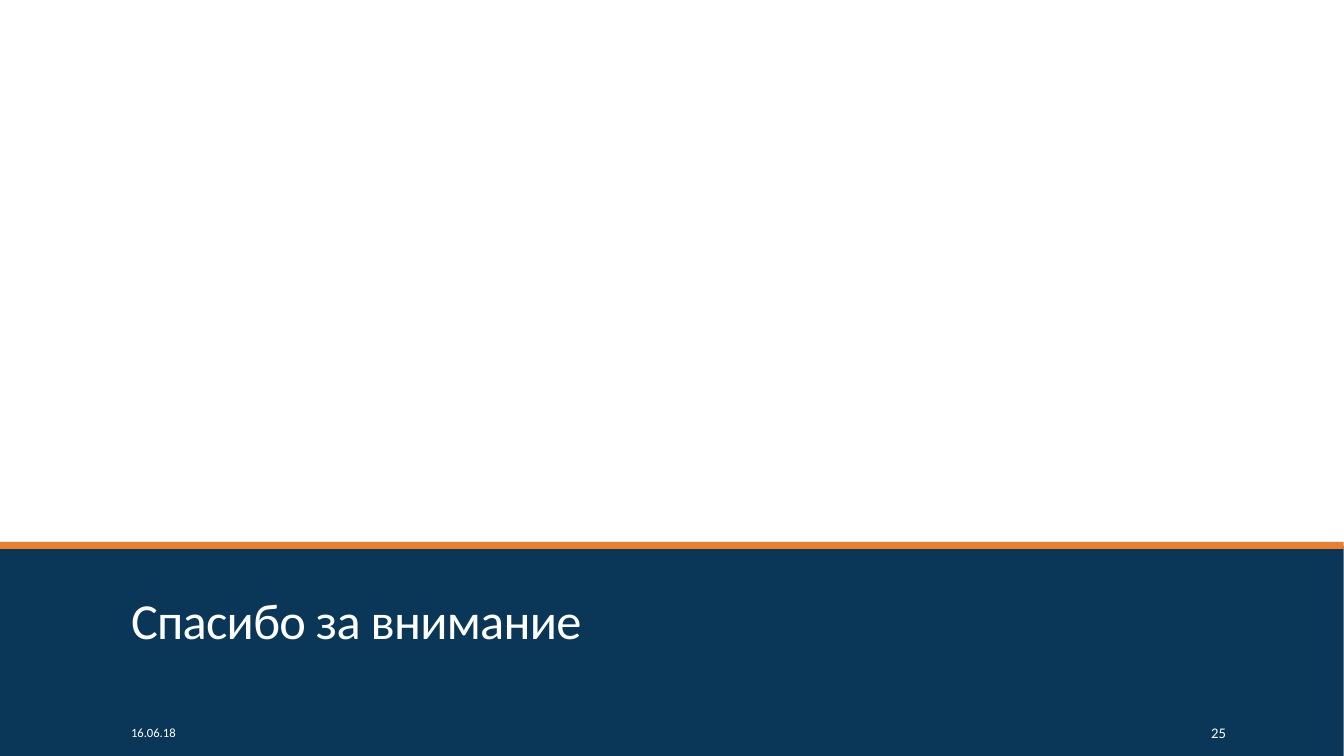
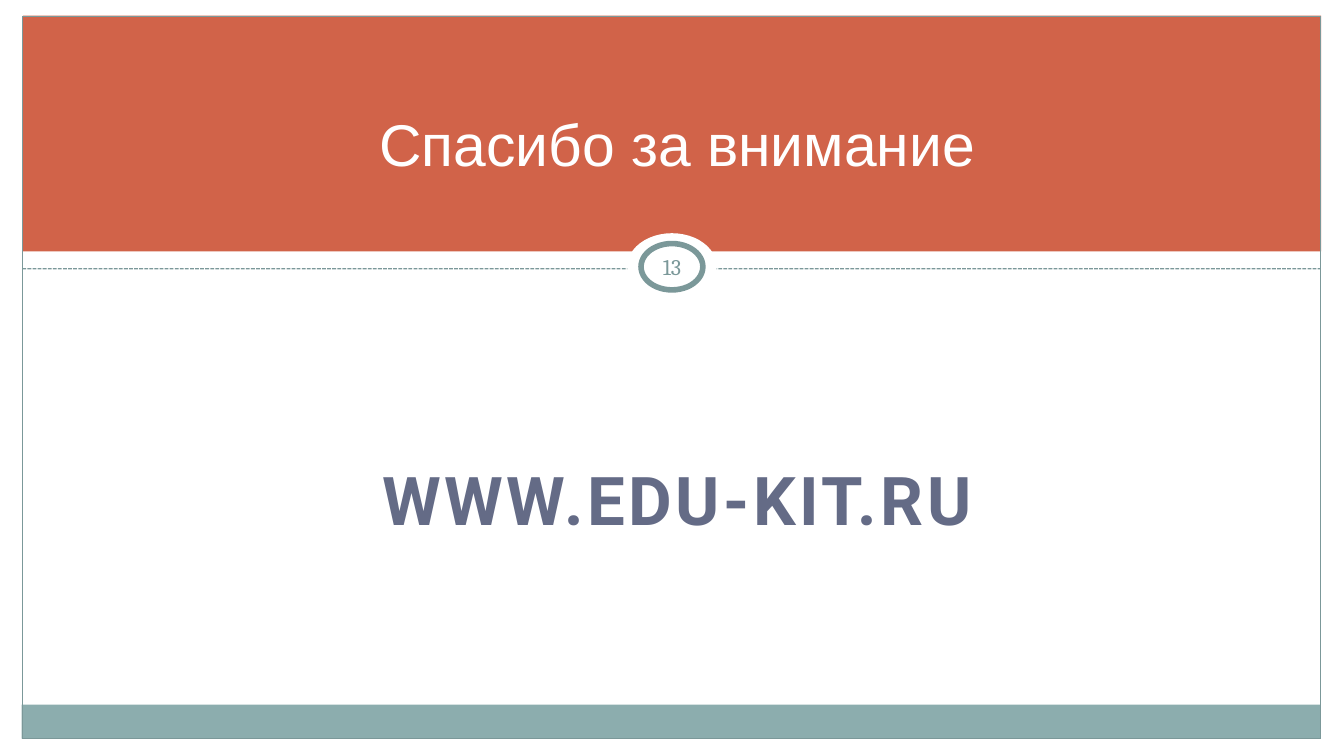
Before and after one commit to pmswga/ISC-EDUKIT, a slide deck: slide 13 of docs/15. ПЗ. ГЧ. Презентация.pptx (slide 25 before the commit). Drawn at 1344x756 pixels with LibreOffice and Linux fonts; fonts in the diff are those of the drawing; background and template pictures are left out. Boxes give left, top, right and bottom in pixels: in the first picture for what was removed or moved away, otherwise in the second. Text is boxed around its words. In the diff, an @@ line names an element or a change of style, - is before the commit and + after.

```diff
--- a/docs/15. ПЗ. ГЧ. Презентация.pptx
+++ b/docs/15. ПЗ. ГЧ. Презентация.pptx
@@ rectangle added at (0,0,1344,17), fill #FFFFFF @@
@@ rectangle added at (22,17,1321,739), outline #7C999A 0.75 pt @@
@@ rectangle added at (23,16,1322,252), fill #D16349 @@
@@ rectangle added at (1322,2,1344,756), fill #FFFFFF @@
@@ title "Спасибо за внимание": place and size @@
-title "Спасибо за внимание" at (131,604,582,640)
+title "Спасибо за внимание" at (380,123,975,167)
@@ title "Спасибо за внимание" at (380,123,975,167): size 36 to 42 pt, font Calibri to Arial, letter spacing -0.5 to 0 pt; alignment left to centre; line spacing 0.85 to 1; vertical alignment bottom to middle @@
@@ ellipse added at (627,233,717,300), fill #FFFFFF @@
@@ rectangle added at (22,252,1321,285), fill #FFFFFF @@
@@ line added from (22, 269) to (1321, 269), #7C999A 0.9 pt dashed @@
@@ ellipse added at (641,244,703,290), fill #FFFFFF, outline #7C999A 4 pt @@
@@ page number added at (663,260,681,275), 16 pt, text #7C999A @@
+13
@@ text added at (383,477,972,526), 48 pt, text #646B86, bold @@
+WWW.EDU-KIT.RU
@@ rectangle removed at (0,542,1344,549) @@
@@ rectangle: place and size @@
-rectangle at (0,546,1344,756)
+rectangle at (21,705,1320,739)
@@ rectangle at (21,705,1320,739): fill #0A3758 to #8CADAE @@
@@ rectangle added at (0,739,1344,756), fill #FFFFFF @@
@@ text removed at (131,728,176,737) @@
-16.06.18
@@ page number removed at (1211,728,1226,738) @@
-25
```
Also in this commit, not shown: 5 other slides changed, 7 slides added, 19 slides removed, 11 other files.
